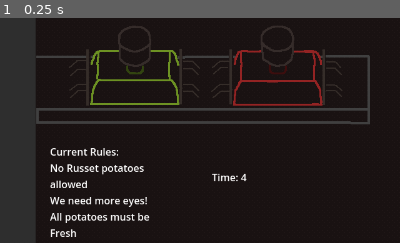
Above: before the commit, frame 1.
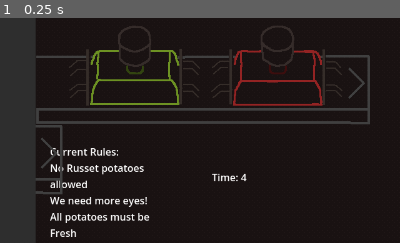
Above: after the commit, the same moment.

Repository: Lost-Rabbit-Digital/SpudCustoms
Game: Godot game, scene res://mainGame.tscn
Two runs of this game, one before a commit and one after it. Both use one fixed random seed, a clock stepped at 60 frames per second and the inputs below.
Inputs:
- Up to frame 1 (0.25 s): no input
The pictures show only the part of the screen within x 1-51%, y 33-83%; the shares and areas given below are measured in that part.

The runs differ from the first frame. In frame 1, 0.5% of the frame differs, in the area x 9-92%, y 22-79%.

Commit message:
Updated stamps

Diff:
--- a/mainGame.tscn
+++ b/mainGame.tscn
@@ -13,6 +13,7 @@
 [ext_resource type="Script" path="res://QueueManager.gd" id="10_a4p7n"]
 [ext_resource type="Texture2D" uid="uid://dk0dn60svbwgm" path="res://potato_interaction_table.png" id="12_cxpwc"]
 [ext_resource type="Texture2D" uid="uid://cghrrmwbg3mxy" path="res://stamps.png" id="13_00po3"]
+[ext_resource type="Texture2D" uid="uid://bhaypmaxd0a4r" path="res://stamps_end.png" id="14_61xh2"]
 
 [sub_resource type="Curve2D" id="Curve2D_x3wa3"]
 _data = {
@@ -135,4 +136,8 @@
 position = Vector2(341, 328)
 texture = ExtResource("13_00po3")
 
+[node name="StampsEnd" type="Sprite2D" parent="."]
+position = Vector2(94, 440)
+texture = ExtResource("14_61xh2")
+
 [connection signal="timeout" from="Timer" to="." method="_on_timer_timeout"]
Not shown: 1 places in mainGame.tscn that only renumber resources
Binary file changed: stamps.png
Binary file added: stamps_end.png
Not shown, added: stamps_end.png.import
